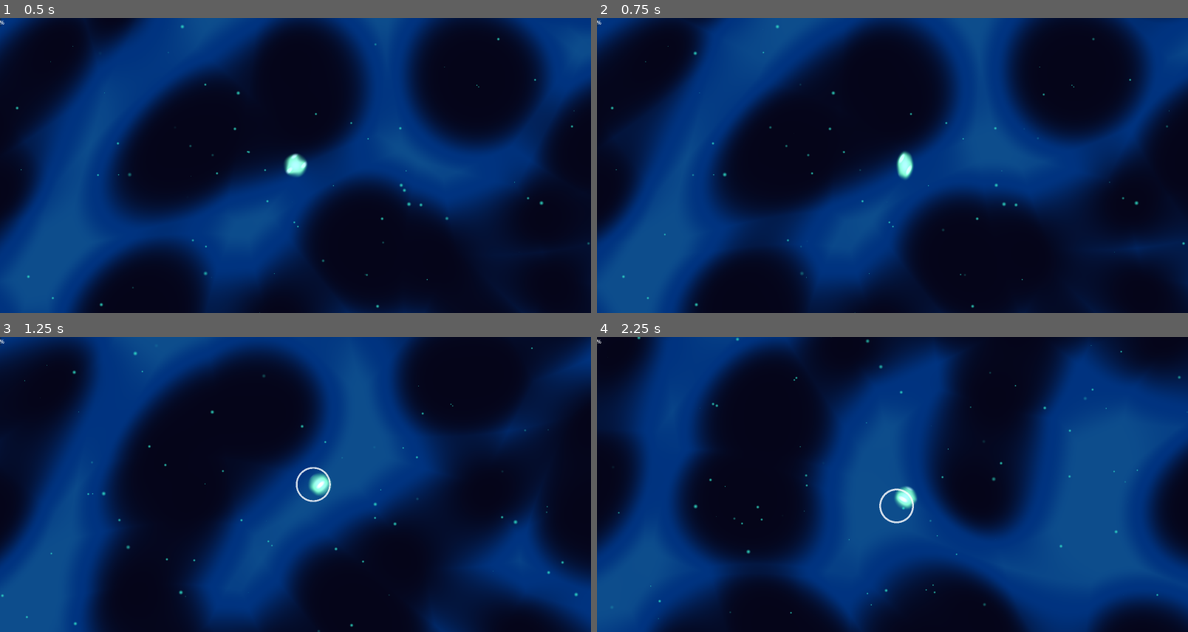
Above: before the commit, frames 1-4 (two rows, left to right).
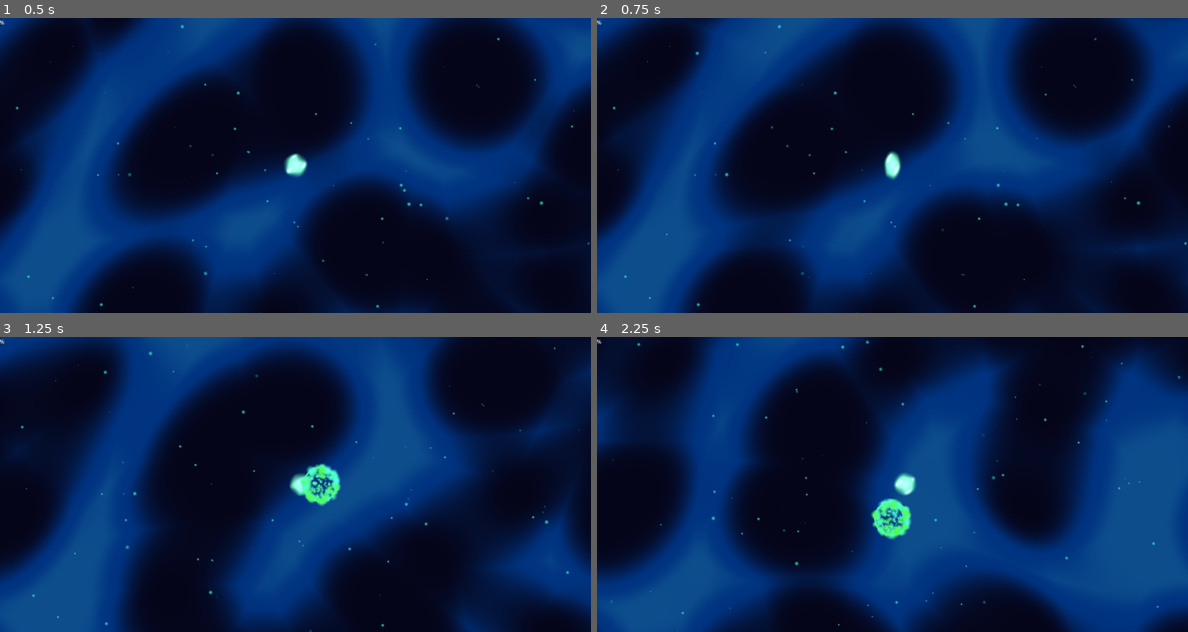
Above: after the commit, the same moments.

Repository: vinids86/aliensurvivors
Game: Godot game, scene res://scenes/game_manager.tscn
Two runs of this game, one before a commit and one after it. Both use one fixed random seed, a clock stepped at 60 frames per second and the inputs below. The engine's default icon, where the game draws it, is replaced by a stand-in: a white triangle on a blue panel in a dark square.
Inputs (mouse positions are in pixels of both pictures, inside the frame that each line leads up to):
- Up to frame 1 (0.5 s): no input
- Up to frame 2 (0.75 s): tap Enter (ui_accept) at 0.5 s; move the mouse to (1022, 150) at 0.52 s; hold Right (ui_right) from 0.53 s (still down); click (1022, 150) at 0.67 s
- Up to frame 3 (1.25 s): keep holding Right (ui_right); tap Enter (ui_accept) at 0.77 s
- Up to frame 4 (2.25 s): move the mouse to (774, 499) at 1.27 s; release Right (ui_right) at 1.28 s; hold Down (ui_down) 1.28-2.03 s; tap Enter (ui_accept) at 1.52 s; move the mouse to (951, 419) at 2.02 s; hold Right (ui_right) from 2.03 s (still down)

Frame 1 is identical in both runs. In frame 2, 0.7% of the frame differs, in the area x 2-100%, y 2-100%; in frame 3, 43%; in frame 4, 62%, in the area x 0-100%, y 0-100%.

Commit message:
attack particles

Diff:
--- a/scripts/player_controller.gd
+++ b/scripts/player_controller.gd
@@ -22,6 +22,13 @@
 @export var color_head: Color = Color("4fffa0")
 @export var color_damage: Color = Color("ff2a2a")
 
+# --- COMBATE E MOVIMENTO ---
+@export_group("Combat & Movement")
+# Novo: Força do Recuo (Self-Knockback) após o ataque Melee (REDUZIDO para 500.0)
+@export var self_knockback_force: float = 500.0
+# Novo: Duração do Knockback (em segundos) (AUMENTADO para 0.15s)
+@export var self_knockback_duration: float = 0.15
+
 # --- ANIMAÇÃO (TIMING) ---
 @export_group("Animation Timings")
 @export var anim_prep_time: float = 0.15
@@ -29,7 +36,7 @@
 @export var anim_recovery_time: float = 0.3
 
 # Estado Interno
-enum State { NORMAL, ATTACKING }
+enum State { NORMAL, ATTACKING, KNOCKED_BACK } # Adicionado KNOCKED_BACK
 var _state: State = State.NORMAL
 
 var _attack_timer: float = 0.0
@@ -44,6 +51,9 @@
 var _shader_time_accum: float = 0.0
 var _current_agitation: float = 1.0
 
+# Variáveis de Knockback
+var _knockback_velocity: Vector2 = Vector2.ZERO
+
 func _ready() -> void:
 	if not stats: stats = StatsConfig.new()
 	_current_health = stats.get_stat("max_health")
@@ -53,21 +63,65 @@
 func _physics_process(delta: float) -> void:
 	_time_alive += delta
 
-	# Movimentação Base
+	match _state:
+		State.NORMAL:
+			_handle_normal_movement(delta)
+		State.ATTACKING:
+			# Não processa movimento, mas move_and_slide() é necessário para colisões
+			move_and_slide()
+		State.KNOCKED_BACK:
+			_handle_knockback_movement(delta)
+
+
+	# Rotação Visual (Olhar para onde anda)
+	# A rotação SÓ é atualizada se não estiver em KNOCKED_BACK, mantendo a direção do ataque.
+	if _state != State.KNOCKED_BACK and velocity.length() > 0:
+		_visual_rotation = lerp_angle(_visual_rotation, velocity.angle(), 15 * delta)
+
+	_update_visuals(delta)
+	_handle_combat(delta)
+
+# Novo: Tratamento de Movimento Normal
+func _handle_normal_movement(delta: float) -> void:
 	var input_dir = Input.get_vector("ui_left", "ui_right", "ui_up", "ui_down")
 	var move_speed = stats.get_stat("move_speed")
 
 	velocity = input_dir * move_speed
 	move_and_slide()
 
-	# Rotação Visual (Olhar para onde anda)
-	if _state == State.NORMAL and velocity.length() > 0:
-		_visual_rotation = lerp_angle(_visual_rotation, velocity.angle(), 15 * delta)
-
-	_update_visuals(delta)
-	_handle_combat(delta)
+# Novo: Tratamento de Knockback
+func _handle_knockback_movement(delta: float) -> void:
+	# Movimento puramente baseado no knockback, ignorando input
+	velocity = _knockback_velocity
+	move_and_slide()
+
+	# Dissipa a velocidade do knockback (Simulação de atrito)
+	# Reduzindo o fator de interpolação de 10.0 para 8.0 para um decay mais suave
+	_knockback_velocity = _knockback_velocity.lerp(Vector2.ZERO, 8.0 * delta)
+
+	# Sai do estado KNOCKED_BACK quando a velocidade é insignificante
+	if _knockback_velocity.length_squared() < 50:
+		_state = State.NORMAL
+		_knockback_velocity = Vector2.ZERO
+
 
 # --- API PÚBLICA ---
+
+## Novo: Aplica um knockback ao próprio player
+func apply_movement_knockback(direction: Vector2, force: float, duration: float) -> void:
+	# Define a velocidade inicial do knockback
+	_knockback_velocity = direction * force
+	_state = State.KNOCKED_BACK
+
+	# Garante que o estado KNOCKED_BACK dure pelo menos 'duration'
+	var tw = create_tween()
+	tw.tween_interval(duration)
+	tw.tween_callback(func():
+		if _state == State.KNOCKED_BACK:
+			_state = State.NORMAL
+			_knockback_velocity = Vector2.ZERO
+	)
+
 
 ## Aplica dano ao jogador e processa efeitos visuais/morte.
 func take_damage(amount: float) -> void:
@@ -129,6 +183,10 @@
 			.set_trans(Tween.TRANS_SINE)
 
 	await get_tree().create_timer(t_prep).timeout
+
+	# ** SELF-KNOCKBACK AQUI (Recuo do Golpe) **
+	var knockback_dir = -fixed_aim_direction # Direção oposta ao ataque
+	apply_movement_knockback(knockback_dir, self_knockback_force, self_knockback_duration)
 
 	# Execução do Ataque (Strategy Pattern)
 	current_attack_behavior.execute(self, fixed_aim_direction)
@@ -143,9 +201,12 @@
 		_tween_body.tween_property(sprite_ref, "scale", Vector2(0.6, 0.6), t_recover)\
 			.set_trans(Tween.TRANS_ELASTIC).set_ease(Tween.EASE_OUT)
 
+	# Espera o fim da recuperação (recuo visual) antes de retornar ao estado NORMAL
 	await get_tree().create_timer(t_strike + t_recover).timeout
 
-	_state = State.NORMAL
+	# Apenas retorna ao NORMAL se não estiver em KNOCKED_BACK (evita sobreposição)
+	if _state == State.ATTACKING:
+		_state = State.NORMAL
 
 func _setup_visuals() -> void:
 	if not sprite_ref: return
@@ -162,7 +223,7 @@
 		_visual_pivot.rotation = _visual_rotation
 
 	# Animação Idle/Run Procedural (Wobble Effect)
-	if sprite_ref and _state == State.NORMAL:
+	if sprite_ref and (_state == State.NORMAL or _state == State.KNOCKED_BACK):
 		var base_scale = Vector2(0.6, 0.6)
 		var target_scale = base_scale
 
--- a/scripts/simple_melee_slash.gd
+++ b/scripts/simple_melee_slash.gd
@@ -6,27 +6,36 @@
 
 # --- CONFIGURAÇÃO ---
 var damage: float = 10.0
-var knockback_force: float = 500.0 # Aumentei um pouco para combinar com o impacto visual
-var element_color: Color = Color("4fffa0") # Verde Neon
+var knockback_force: float = 500.0
+var element_color: Color = Color("4fffa0") # Verde Neon Padrão
 
 # Geometria
 var max_radius: float = 55.0
-var initial_radius: float = 5.0    # Não começa do zero absoluto para ter "corpo" no frame 1
+var initial_radius: float = 5.0
+var decay_radius: float = 0.5
 
 # Variáveis de Animação
 var _current_radius: float = 0.0
-var _anim_width: float = 0.0       # Espessura da onda de choque
+var _anim_width: float = 20.0
 var _anim_alpha: float = 1.0
-var _core_flash: float = 1.0       # Intensidade do centro branco
+var _core_flash: float = 1.0
 
 # Cache de Colisão
 var _collision_shape: CollisionShape2D
 var _circle_shape: CircleShape2D
 
+# Componente de Partículas (Lista de Emissores para Variação de Cor)
+var _emitters: Array[CPUParticles2D] = []
+
 func setup(dmg: float, duration: float, scale_mod: float, kb: float, col: Color) -> void:
 	damage = dmg
 	knockback_force = kb
-	element_color = col
+
+	# Sobrescreve se for branco (padrão genérico)
+	if col == Color.WHITE:
+		element_color = Color("4fffa0")
+	else:
+		element_color = col
 
 	scale = Vector2.ONE * scale_mod
 	_start_impact_animation(duration)
@@ -43,24 +52,25 @@
 func _process(_delta: float) -> void:
 	queue_redraw()
 
+	# Atualiza o raio de TODOS os emissores
+	for emitter in _emitters:
+		if emitter and emitter.emitting:
+			_update_particle_ring_radius(emitter, _current_radius)
+
 func _draw() -> void:
 	if _current_radius <= 1.0: return
 
-	# 1. Onda de Choque (Borda Grossa)
-	# Desenhamos um arco grosso que representa a força do impacto
+	# 1. Onda de Choque
 	var color_wave = element_color
 	color_wave.a = 0.8 * _anim_alpha
 
 	if _anim_width > 0.5:
 		draw_arc(Vector2.ZERO, _current_radius, 0, TAU, 64, color_wave, _anim_width)
 
-	# 2. Flash Central (Impacto Branco)
-	# Nos primeiros frames, desenha um círculo sólido branco que desvanece rápido.
-	# Isso dá a sensação de "energia concentrada" liberada.
+	# 2. Flash Central
 	if _core_flash > 0.01:
 		var color_core = Color.WHITE
 		color_core.a = _core_flash * 0.9
-		# O núcleo é um pouco menor que a onda principal
 		draw_circle(Vector2.ZERO, _current_radius * 0.85, color_core)
 
 	_update_collision(_current_radius)
@@ -69,36 +79,123 @@
 	if _circle_shape:
 		_circle_shape.radius = radius
 
+# Cria as camadas de partículas com cores distintas
+func _spawn_multi_layered_particles(base_color: Color) -> void:
+	# Textura Compartilhada (Otimização)
+	var particle_texture = _create_particle_texture()
+
+	# Camada 1: Cor Base (Dominante - 500 partículas)
+	_create_single_emitter(base_color, 200, particle_texture)
+
+	# Camada 2: Variação Azulada/Fria (Hue Shift +0.08 - 250 partículas)
+	var col_cool = base_color
+	col_cool.h = wrapf(col_cool.h + 0.08, 0.0, 1.0)
+	_create_single_emitter(col_cool, 50, particle_texture)
+
+	# Camada 3: Variação Quente/Amarelada (Hue Shift -0.08 - 250 partículas)
+	var col_warm = base_color
+	col_warm.h = wrapf(col_warm.h - 0.08, 0.0, 1.0)
+	_create_single_emitter(col_warm, 50, particle_texture)
+
+# Função auxiliar para criar um único emissor
+func _create_single_emitter(color: Color, count: int, texture: Texture2D) -> void:
+	var emitter = CPUParticles2D.new()
+	add_child(emitter)
+	_emitters.append(emitter)
+
+	emitter.texture = texture
+	emitter.amount = count
+	emitter.lifetime = 0.5
+	emitter.emitting = true
+	emitter.one_shot = false
+	emitter.explosiveness = 0.0
+	emitter.gravity = Vector2.ZERO
+	emitter.local_coords = false
+
+	# Emissão (Anel)
+	emitter.emission_shape = CPUParticles2D.EMISSION_SHAPE_POINTS
+	_update_particle_ring_radius(emitter, initial_radius)
+
+	# Tamanho
+	emitter.scale_amount_min = 1.0
+	emitter.scale_amount_max = 3.0
+	var scale_curve = Curve.new()
+	scale_curve.add_point(Vector2(0.0, 1.0))
+	scale_curve.add_point(Vector2(1.0, 0.0))
+	emitter.scale_amount_curve = scale_curve
+
+	# Cor Sólida (Garantia de Variação)
+	emitter.color = color
+
+	# Gradiente de Fade Out (Apenas Alpha)
+	var gradient = Gradient.new()
+	gradient.colors = PackedColorArray([Color.WHITE, Color.WHITE, Color(1, 1, 1, 0.0)])
+	gradient.offsets = PackedFloat32Array([0.0, 0.6, 1.0])
+	emitter.color_ramp = gradient
+
+	# Movimento
+	emitter.direction = Vector2.UP
+	emitter.spread = 180.0
+	emitter.initial_velocity_min = 40.0
+	emitter.initial_velocity_max = 100.0
+
+func _create_particle_texture() -> Texture2D:
+	var tex = GradientTexture2D.new()
+	tex.width = 12
+	tex.height = 12
+	tex.fill = GradientTexture2D.FILL_RADIAL
+	tex.fill_from = Vector2(0.5, 0.5)
+	tex.fill_to = Vector2(0.5, 0.0)
+	var g = Gradient.new()
+	g.colors = PackedColorArray([Color.WHITE, Color(1, 1, 1, 0)])
+	tex.gradient = g
+	return tex
+
+func _update_particle_ring_radius(emitter: CPUParticles2D, radius: float) -> void:
+	var points_count = 120
+	var ring_points = PackedVector2Array()
+
+	for i in range(points_count):
+		var angle = (float(i) / points_count) * TAU
+		var point_pos = Vector2(cos(angle), sin(angle)) * radius
+		ring_points.append(point_pos)
+
+	emitter.emission_points = ring_points
+
 func _start_impact_animation(duration: float) -> void:
 	monitoring = true
 	_current_radius = initial_radius
-	_anim_width = 20.0 # Começa bem grosso
+	_anim_width = 20.0
 	_core_flash = 1.0
 	_anim_alpha = 1.0
 
+	# Inicia o sistema de partículas multicamada
+	_spawn_multi_layered_particles(element_color)
+
 	var tw = create_tween().set_parallel(true)
 
-	# 1. Expansão Explosiva (Radius)
-	# EASE_OUT_QUART é muito rápido no início e freia bruscamente -> Sensação de Impacto
+	# Animações
 	tw.tween_property(self, "_current_radius", max_radius, duration)\
 		.set_trans(Tween.TRANS_QUART).set_ease(Tween.EASE_OUT)
-
-	# 2. Afinamento da Onda (Width)
-	# A onda começa grossa e fica fina à medida que dissipa energia
 	tw.tween_property(self, "_anim_width", 2.0, duration * 0.8)\
 		.set_trans(Tween.TRANS_QUAD).set_ease(Tween.EASE_OUT)
-
-	# 3. Flash Branco (Core)
-	# Dura pouquíssimo tempo (apenas o "pop" inicial)
 	tw.tween_property(self, "_core_flash", 0.0, duration * 0.3)\
 		.set_trans(Tween.TRANS_EXPO).set_ease(Tween.EASE_OUT)
-
-	# 4. Fade Out Geral
 	tw.tween_property(self, "_anim_alpha", 0.0, duration * 0.4)\
 		.set_trans(Tween.TRANS_SINE).set_ease(Tween.EASE_IN)\
 		.set_delay(duration * 0.6)
 
 	await tw.finished
+
+	monitoring = false
+
+	# Finalização de todos os emissores
+	for emitter in _emitters:
+		emitter.emitting = false
+
+	# Espera o tempo de vida das partículas (0.5s) antes de morrer
+	await get_tree().create_timer(0.6).timeout
+
 	queue_free()
 
 func _on_body_entered(body: Node2D) -> void:
